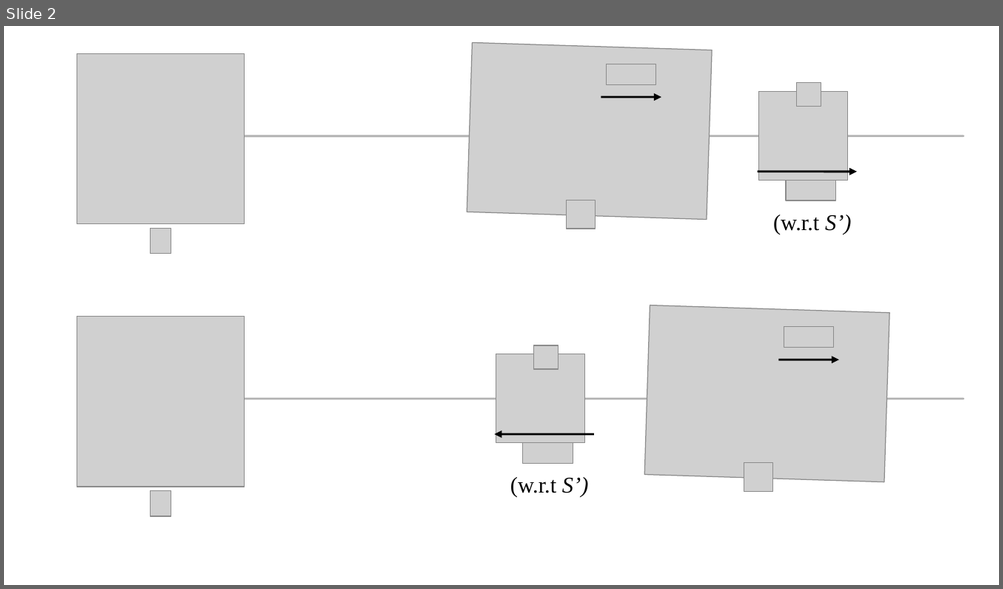
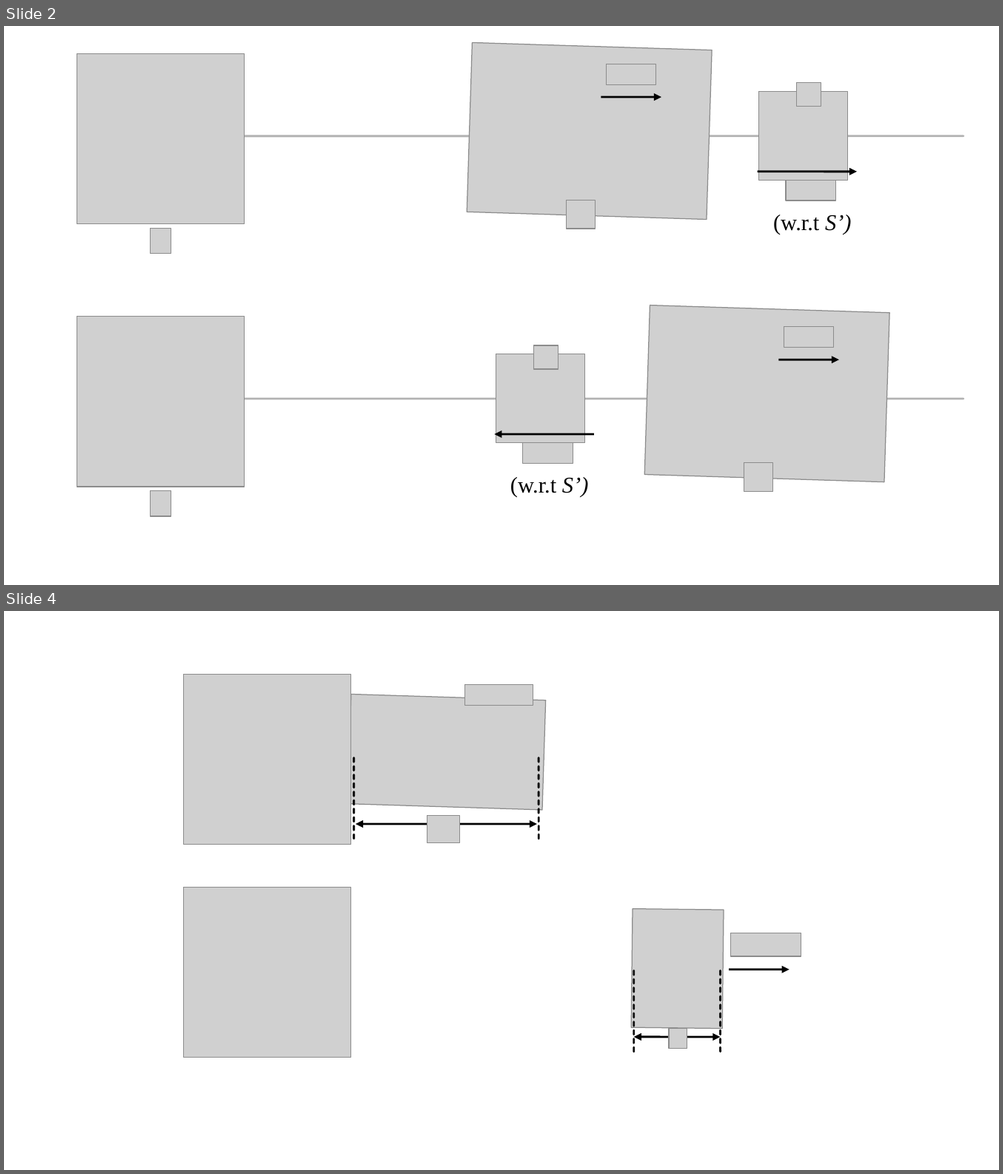
Before and after one commit to pararover/PHY0400104_U4-Special-Relativity, a slide deck: figures/all-figures.odp. Shown one above the other, each under a label of ours: slide 2 before the commit, slides 2 and 4 after it; the slides between them are not shown. The pictures are 1003x589 and 1003x1174 pixels, drawn with LibreOffice and Linux fonts; fonts in the diff are those of the drawing; grey boxes stand for pictures. Boxes give left, top, right and bottom in pixels: in the first picture for what was removed or moved away, otherwise in the second. Text is boxed around its words. In the diff, an @@ line names an element or a change of style, - is before the commit and + after.

```diff
--- a/figures/all-figures.odp
+++ b/figures/all-figures.odp
@@ slide 4 added at [4,611,999,1170], background #FFFFFF @@
@@ picture added at [184,674,352,845] @@
@@ picture added at [348,695,546,811] @@
@@ picture added at [465,685,534,706] @@
@@ line added from (354, 758) to (354, 842), #111111 1.7 pt dashed @@
@@ line added from (538, 758) to (538, 842), #111111 1.7 pt dashed @@
@@ double arrow added from (356, 824) to (538, 824), #000000 1.7 pt @@
@@ picture added at [427,816,460,844] @@
@@ picture added at [184,887,352,1058] @@
@@ picture added at [631,908,723,1029] @@
@@ picture added at [731,933,801,957] @@
@@ line added from (634, 971) to (634, 1055), #111111 1.7 pt dashed @@
@@ line added from (720, 971) to (720, 1055), #111111 1.7 pt dashed @@
@@ arrow added from (728, 970) to (789, 970), #000000 1.7 pt @@
@@ picture added at [669,1029,687,1050] @@
@@ double arrow added from (634, 1037) to (720, 1037), #000000 1.7 pt @@
```
Also in this commit, not shown: 2 other slides added, 5 other files.
